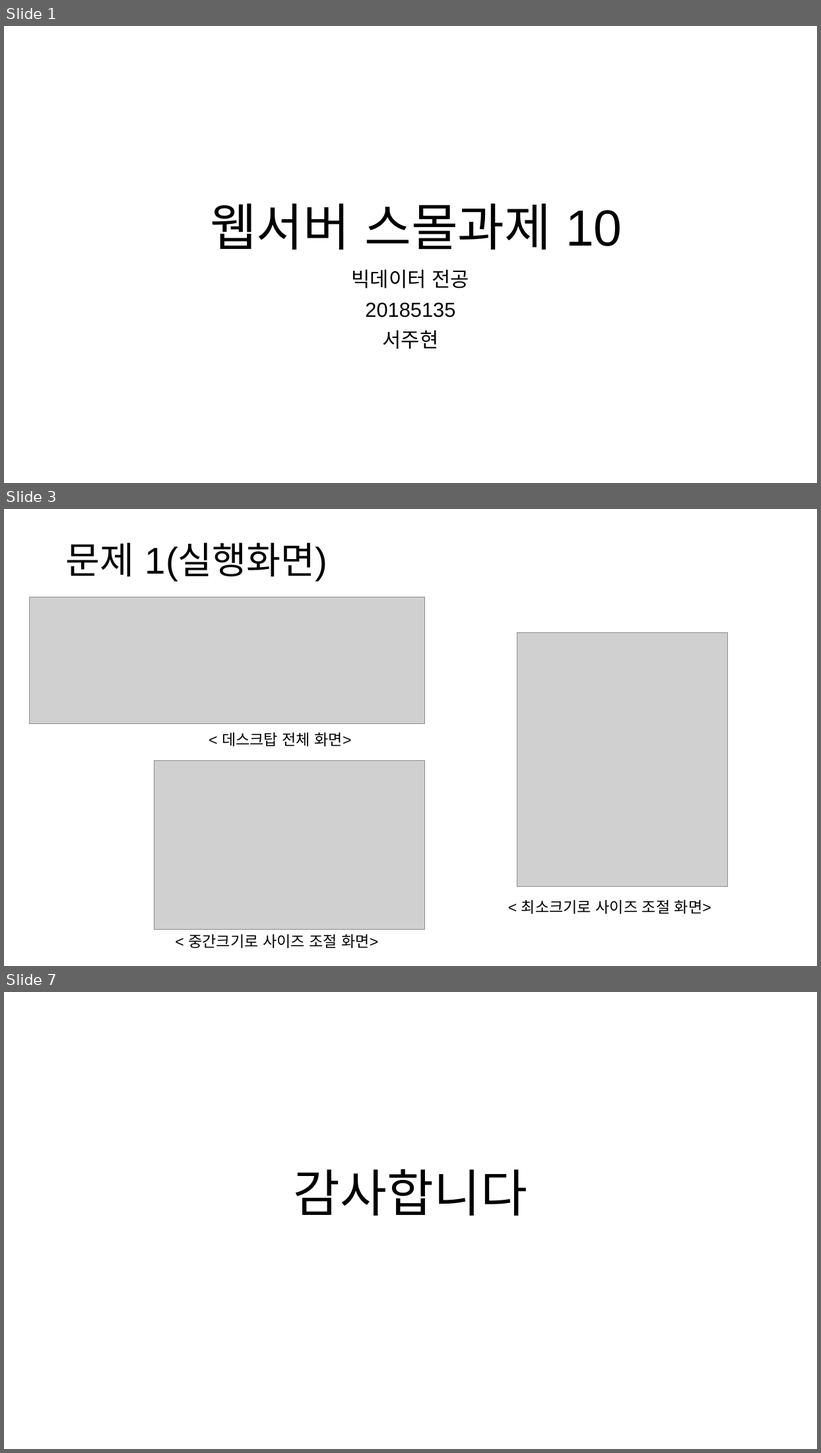
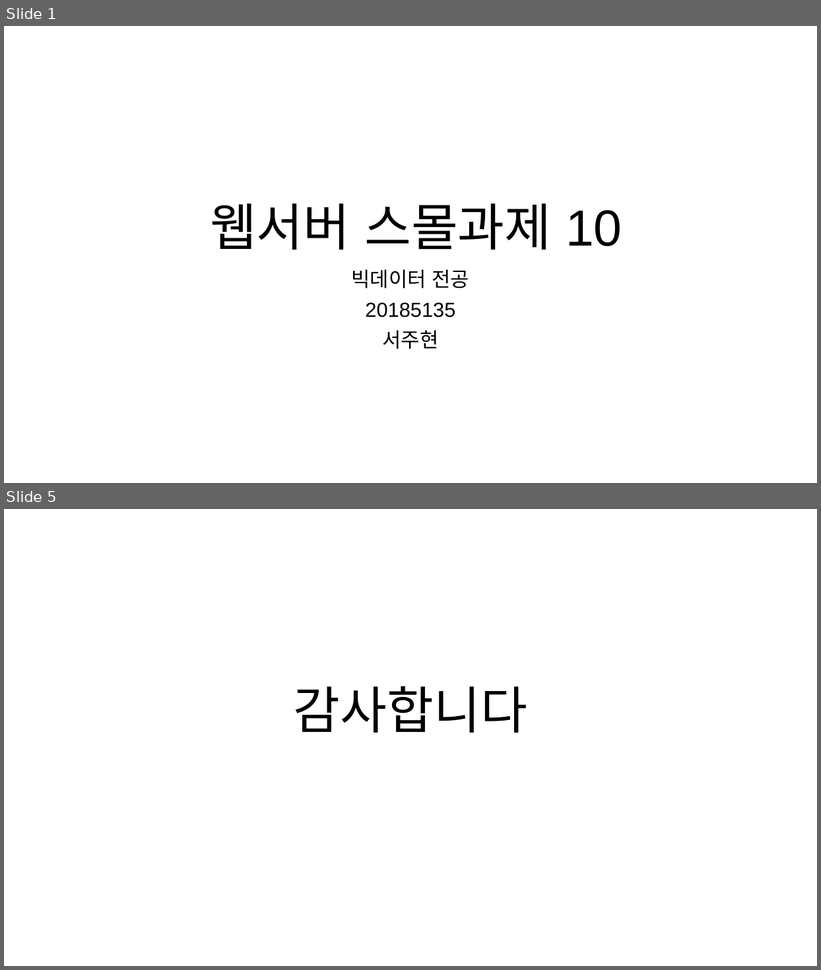
Before and after one commit to JuHyeon-S/21-1-Web-Back-end_Programming, a slide deck: 웹서버_스몰과제10_20185135_서주현.pptx. Shown one above the other, each under a label of ours: slides 1, 3 and 7 before the commit, slides 1 and 5 after it; the slides between them are not shown. The pictures are 821x1453 and 821x970 pixels, drawn with LibreOffice and Linux fonts; fonts in the diff are those of the drawing; grey boxes stand for pictures. Boxes give left, top, right and bottom in pixels: in the first picture for what was removed or moved away, otherwise in the second. Text is boxed around its words. In the diff, an @@ line names an element or a change of style, - is before the commit and + after.

```diff
--- a/웹서버_스몰과제10_20185135_서주현.pptx
+++ b/웹서버_스몰과제10_20185135_서주현.pptx
@@ slide 3 removed at bbox=[4, 509, 817, 966], background #FFFFFF @@
@@ title removed at bbox=[66, 543, 328, 580] @@
-문제 1(실행화면)
@@ picture removed at bbox=[29, 597, 425, 724] @@
@@ picture removed at bbox=[517, 633, 727, 887] @@
@@ text removed at bbox=[222, 733, 352, 747] @@
-< 데스크탑 전체 화면>
@@ picture removed at bbox=[154, 761, 424, 930] @@
@@ text removed at bbox=[521, 900, 712, 914] @@
-< 최소크기로 사이즈 조절 화면>
@@ text removed at bbox=[188, 935, 378, 949] @@
-< 중간크기로 사이즈 조절 화면>
@@ what was slide 7 is now slide 5 @@
```
Also in this commit, not shown: 3 slides changed, 1 other slide removed, 4 other files.
